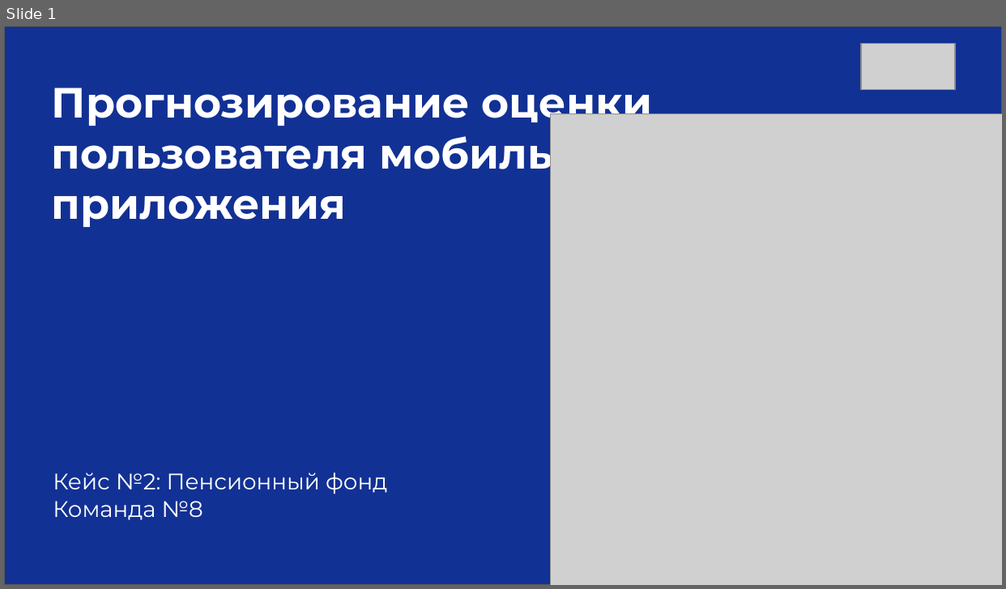
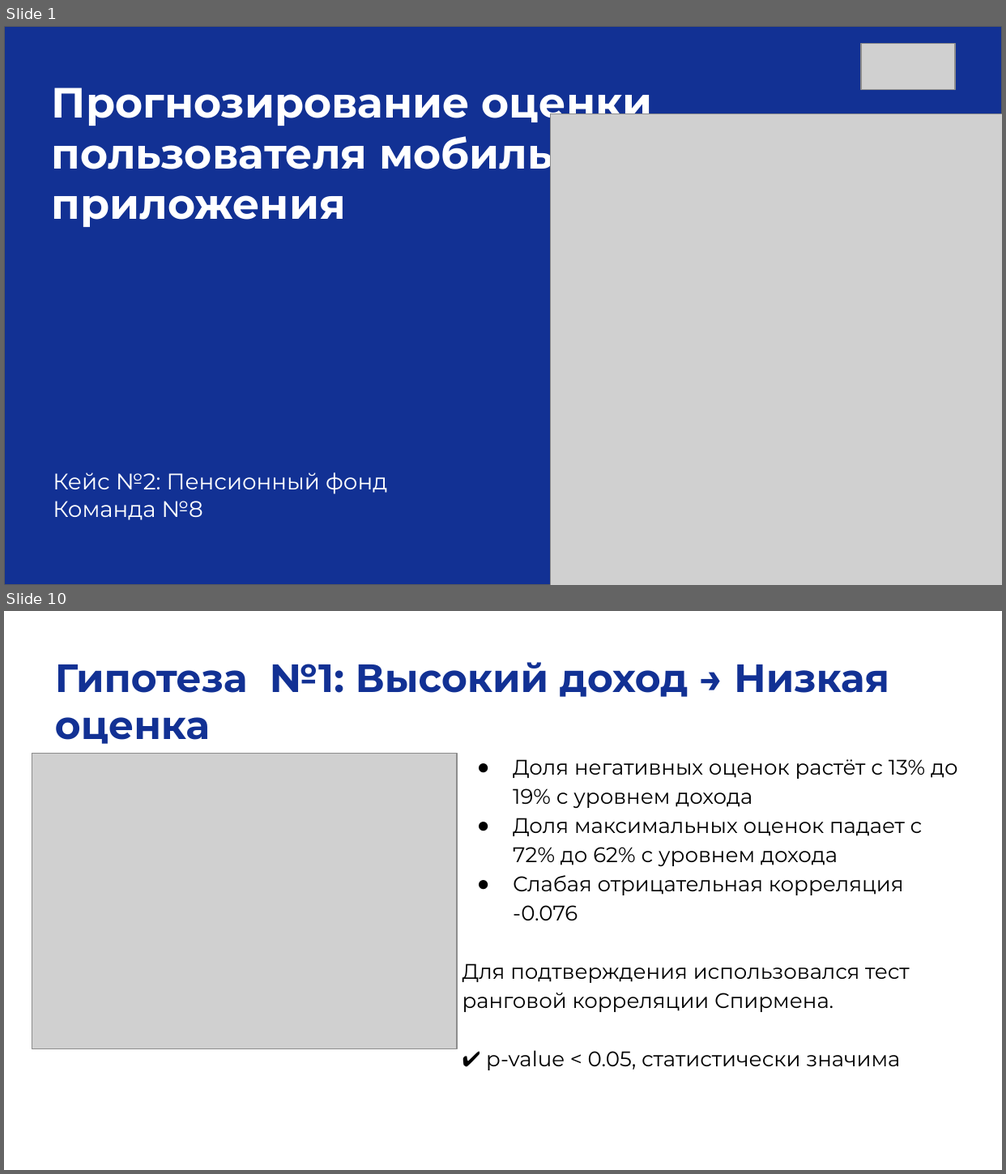
Before and after one commit to smirnoffmg/team-8-case-2, a slide deck: Презентация_CSAT_Команда8.pptx. Shown one above the other, each under a label of ours: slide 1 before the commit, slides 1 and 10 after it; the slides between them are not shown. The pictures are 1006x589 and 1006x1174 pixels, drawn with LibreOffice and Linux fonts; fonts in the diff are those of the drawing; grey boxes stand for pictures. Boxes give left, top, right and bottom in pixels: in the first picture for what was removed or moved away, otherwise in the second. Text is boxed around its words. In the diff, an @@ line names an element or a change of style, - is before the commit and + after.

```diff
--- a/Презентация_CSAT_Команда8.pptx
+++ b/Презентация_CSAT_Команда8.pptx
@@ slide 10 added at (4, 611, 1002, 1170), background #FFFFFF @@
@@ text added at (55, 662, 889, 744), 28 pt, text #123194, bold @@
+Гипотеза №1: Высокий доход → Низкая оценка
@@ picture added at (32, 753, 458, 1049) @@
@@ text added at (462, 759, 958, 1070), 15 pt, text #000000 @@
+● Доля негативных оценок растёт с 13% до 19% с уровнем дохода
+● Доля максимальных оценок падает с 72% до 62% с уровнем дохода
+● Слабая отрицательная корреляция -0.076
+Для подтверждения использовался тест ранговой корреляции Спирмена.
+✔ p-value < 0.05, статистически значима
```
Also in this commit, not shown: 4 slides changed, 11 other slides added, 3 slides removed, 1 other file.
